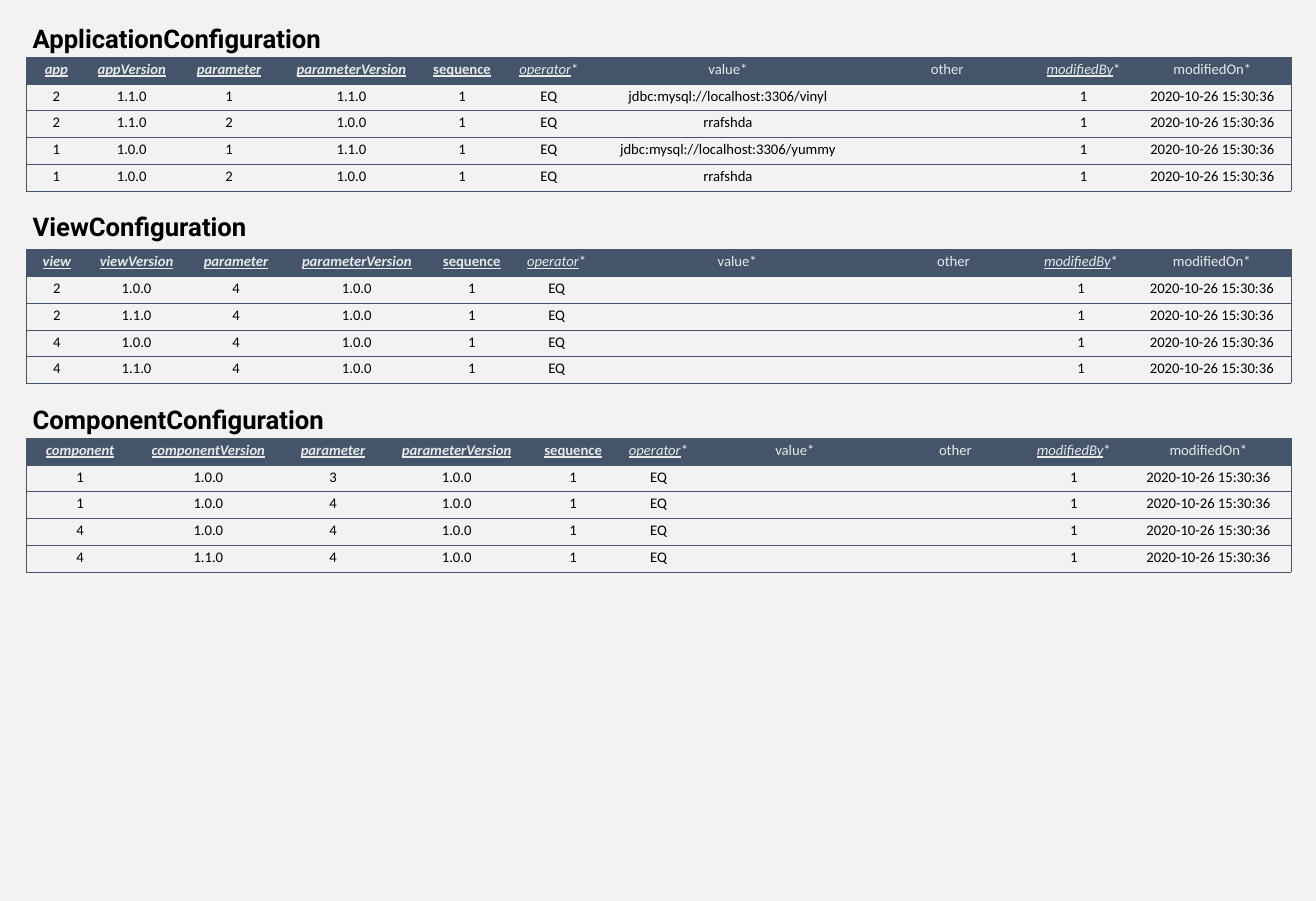
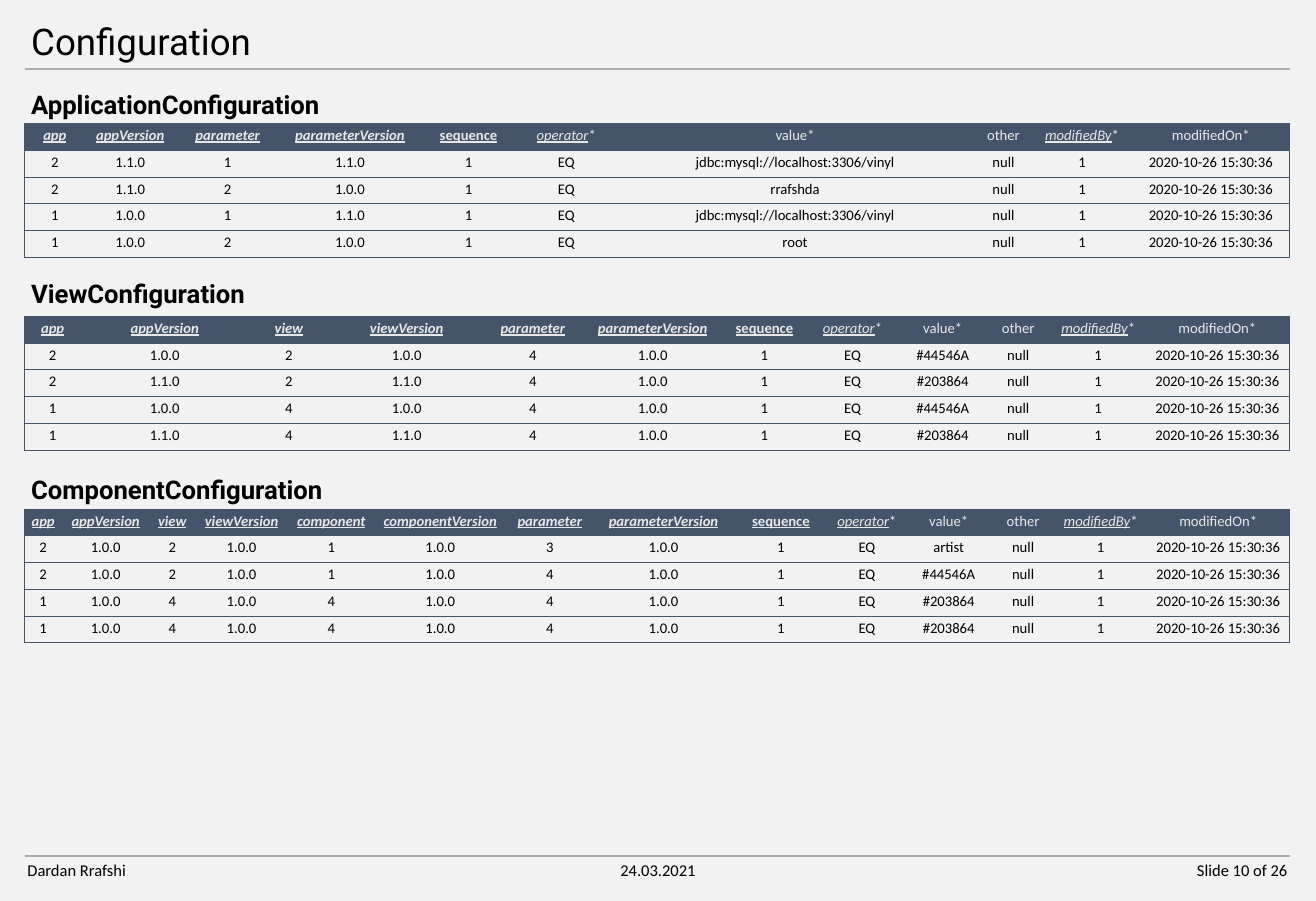
Before and after one commit to DonColon/appman-api-spec, a slide deck: slide 10 of docs/Appman - Data Model.pptx (slide 8 before the commit). Drawn at 1316x901 pixels with LibreOffice and Linux fonts; fonts in the diff are those of the drawing. Boxes give left, top, right and bottom in pixels: in the first picture for what was removed or moved away, otherwise in the second. Text is boxed around its words. In the diff, an @@ line names an element or a change of style, - is before the commit and + after.

Commit message:
Changed configuration model

```diff
--- a/docs/Appman - Data Model.pptx
+++ b/docs/Appman - Data Model.pptx
@@ text added at bbox=[31, 27, 251, 63], 40 pt, text #000000 @@
+Configuration
@@ line added from (24, 69) to (1290, 69), #AEAEAE 2.25 pt @@
@@ table at bbox=[24, 123, 1290, 258] @@
-row 2, column 8: 
+row 2, column 8: null
-row 3, column 8: 
+row 3, column 8: null
-row 4, column 7: jdbc:mysql://localhost:3306/yummy
+row 4, column 7: jdbc:mysql://localhost:3306/vinyl
-row 4, column 8: 
+row 4, column 8: null
-row 5, column 7: rrafshda
+row 5, column 7: root
-row 5, column 8: 
+row 5, column 8: null
@@ 2 texts, 2 tables: place and size @@
-2 texts, 2 tables at bbox=[26, 28, 1292, 384]
+2 texts, 2 tables at bbox=[24, 94, 1290, 450]
@@ table at bbox=[24, 316, 1290, 450] @@
+column 1: app | 2 | 2 | 1 | 1
+column 2: appVersion | 1.0.0 | 1.1.0 | 1.0.0 | 1.1.0
-column 7: value* |  |  |  | 
+column 9: value* | #44546A | #203864 | #44546A | #203864
-column 8: other |  |  |  | 
+column 10: other | null | null | null | null
@@ text "ComponentConfiguration": place and size @@
-text "ComponentConfiguration" at bbox=[33, 409, 324, 435]
+text "ComponentConfiguration" at bbox=[31, 479, 322, 505]
@@ table: place and size @@
-table at bbox=[26, 438, 1292, 572]
+table at bbox=[24, 509, 1289, 643]
@@ table at bbox=[24, 509, 1289, 643] @@
+column 1: app | 2 | 2 | 1 | 1
+column 2: appVersion | 1.0.0 | 1.0.0 | 1.0.0 | 1.0.0
+column 3: view | 2 | 2 | 4 | 4
+column 4: viewVersion | 1.0.0 | 1.0.0 | 1.0.0 | 1.0.0
-column 6, row 5: 1.1.0
+column 6, row 5: 1.0.0
-column 7: value* |  |  |  | 
+column 11: value* | artist | #44546A | #203864 | #203864
-column 8: other |  |  |  | 
+column 12: other | null | null | null | null
@@ line added from (24, 856) to (1290, 856), #AEAEAE 2.25 pt @@
@@ text added at bbox=[27, 864, 126, 876], 18 pt, text #000000 @@
+Dardan Rrafshi
@@ text added at bbox=[620, 865, 695, 876], 18 pt, text #000000 @@
+24.03.2021
@@ text added at bbox=[1197, 864, 1288, 876], 18 pt, text #000000 @@
+Slide 10 of 26
```
Also in this commit, not shown: 18 other slides changed, 7 slides added, 7 other files.
